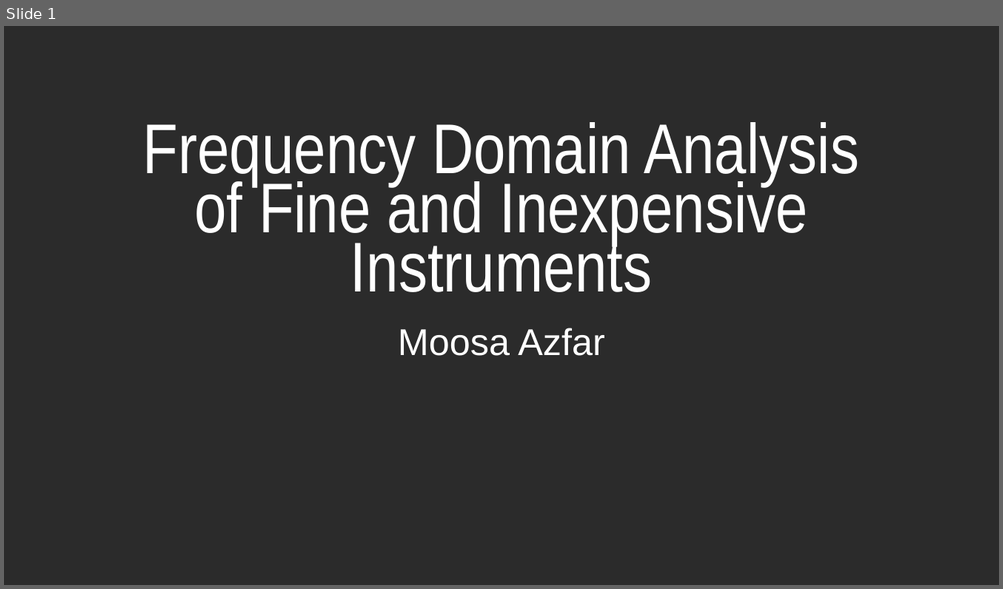
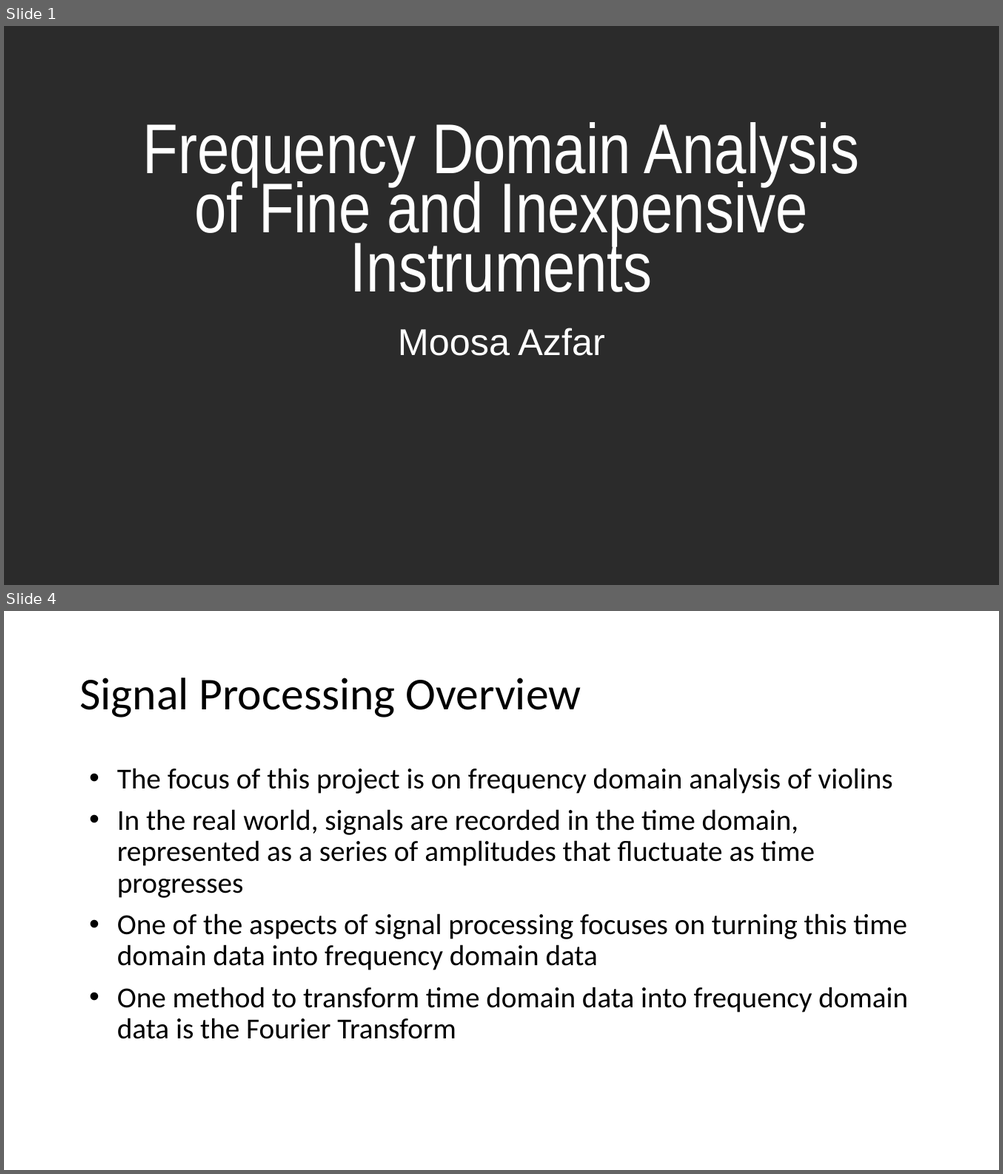
Before and after one commit to mxazfar/Music-Project, a slide deck: URC Presentation.pptx. Shown one above the other, each under a label of ours: slide 1 before the commit, slides 1 and 4 after it; the slides between them are not shown. The pictures are 1003x589 and 1003x1174 pixels, drawn with LibreOffice and Linux fonts; fonts in the diff are those of the drawing; background and template pictures are left out; a plain dark background stands for a picture behind light text. Boxes give left, top, right and bottom in pixels: in the first picture for what was removed or moved away, otherwise in the second. Text is boxed around its words. In the diff, an @@ line names an element or a change of style, - is before the commit and + after.

```diff
--- a/URC Presentation.pptx
+++ b/URC Presentation.pptx
@@ slide 4 added at bbox=[4, 611, 999, 1170], background #FFFFFF @@
@@ title added at bbox=[79, 678, 580, 718], 44 pt, text #000000 @@
+Signal Processing Overview
@@ text added at bbox=[117, 768, 908, 1039], 28 pt, text #000000 @@
+• The focus of this project is on frequency domain analysis of violins
+• In the real world, signals are recorded in the time domain, represented as a series of amplitudes that fluctuate as time progresses
+• One of the aspects of signal processing focuses on turning this time domain data into frequency domain data
+• One method to transform time domain data into frequency domain data is the Fourier Transform
```
Also in this commit, not shown: 16 other slides added, 1 slide removed.
